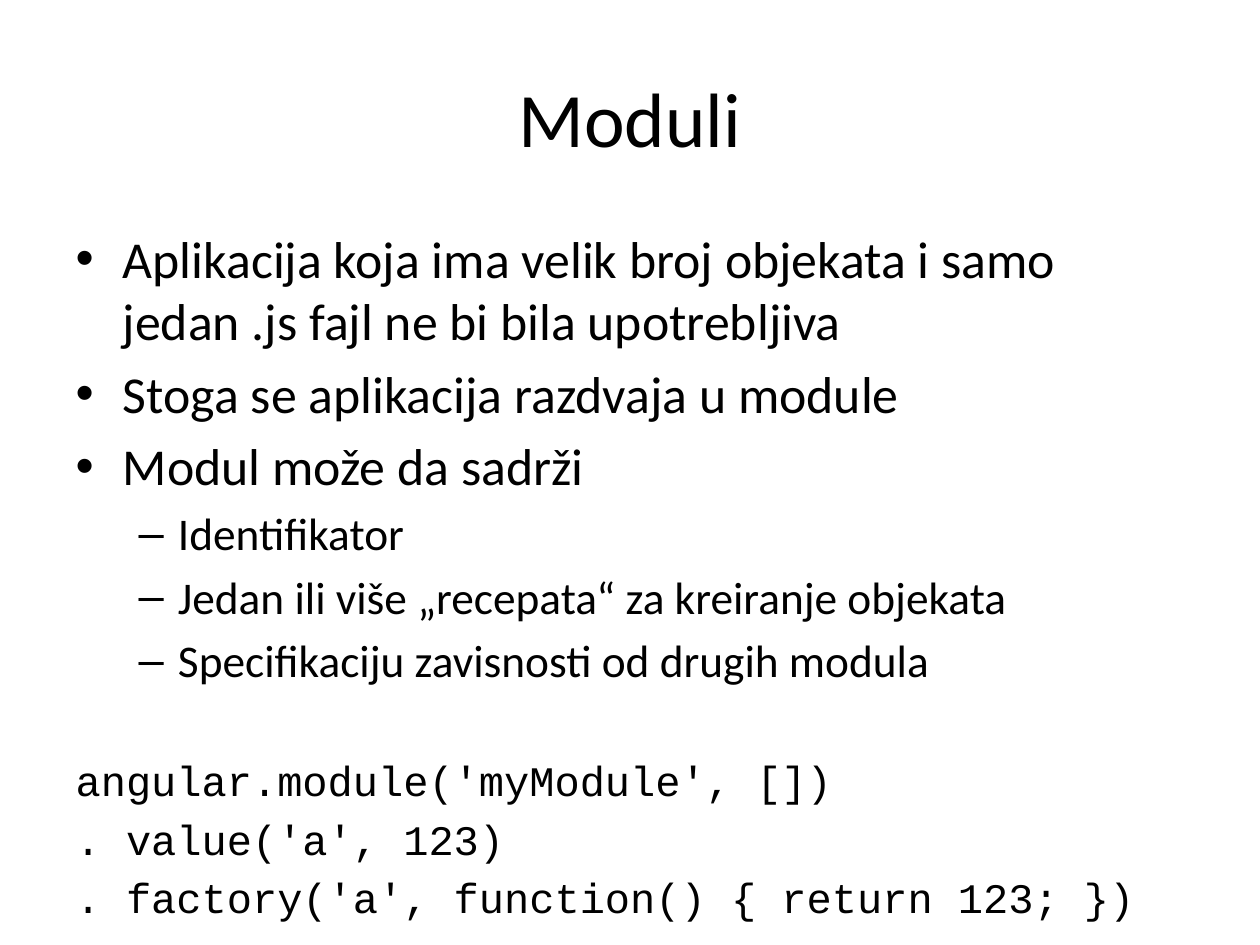
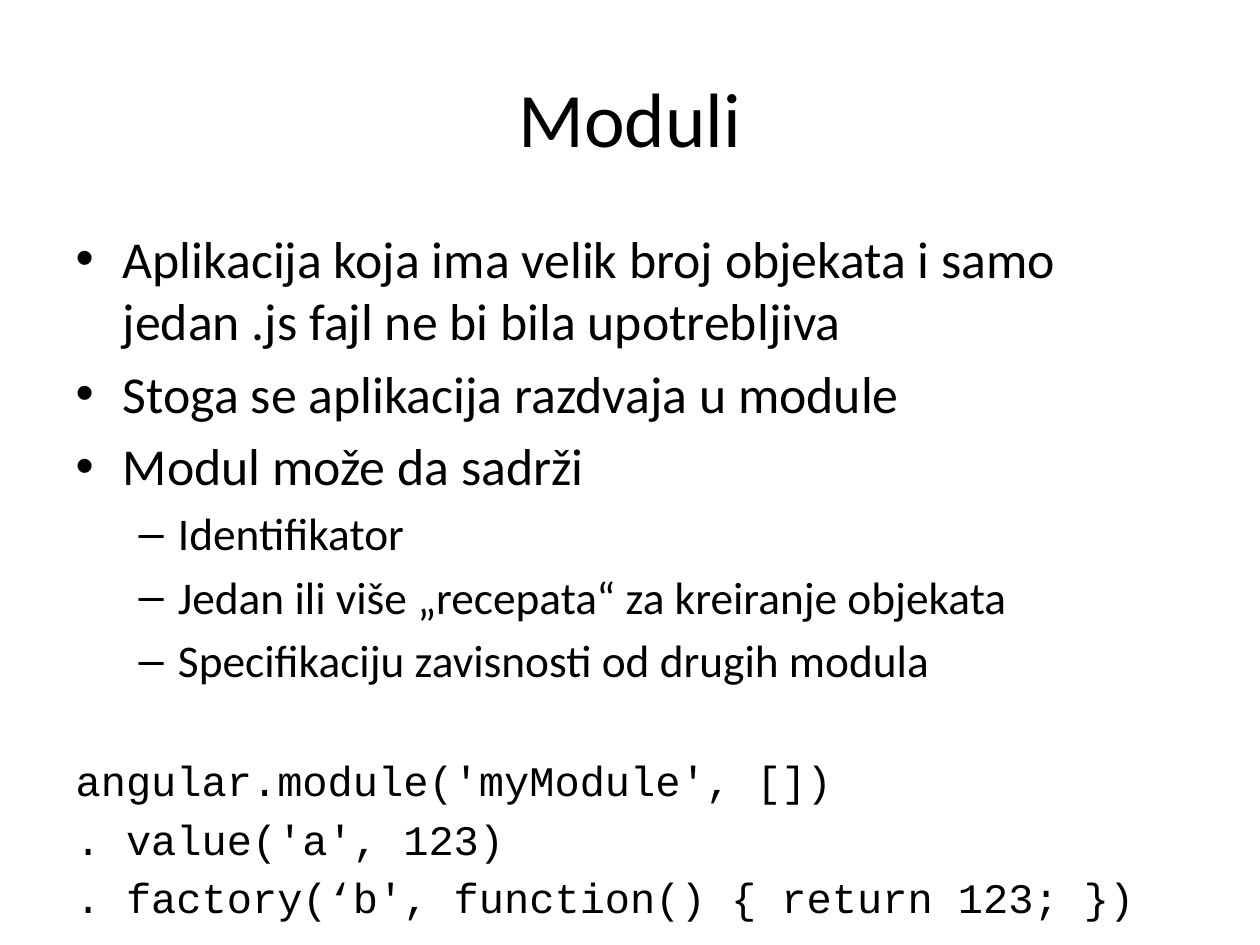
Before and after one commit to XWS2016/AngularJS, a slide deck: slide 19 of 05_Servisi/05 Servisi.pptx. Drawn at 1260x945 pixels with LibreOffice and Linux fonts; fonts in the diff are those of the drawing. Boxes give left, top, right and bottom in pixels: in the first picture for what was removed or moved away, otherwise in the second. Text is boxed around its words. In the diff, an @@ line names an element or a change of style, - is before the commit and + after.

```diff
--- a/05_Servisi/05 Servisi.pptx
+++ b/05_Servisi/05 Servisi.pptx
@@ text at bbox=[126, 883, 1059, 922]: text changed @@
-. factory('a', function() { return 123; })
+. factory(‘b', function() { return 123; })
```
Also in this commit, not shown: 8 other slides changed, 25 other files.
